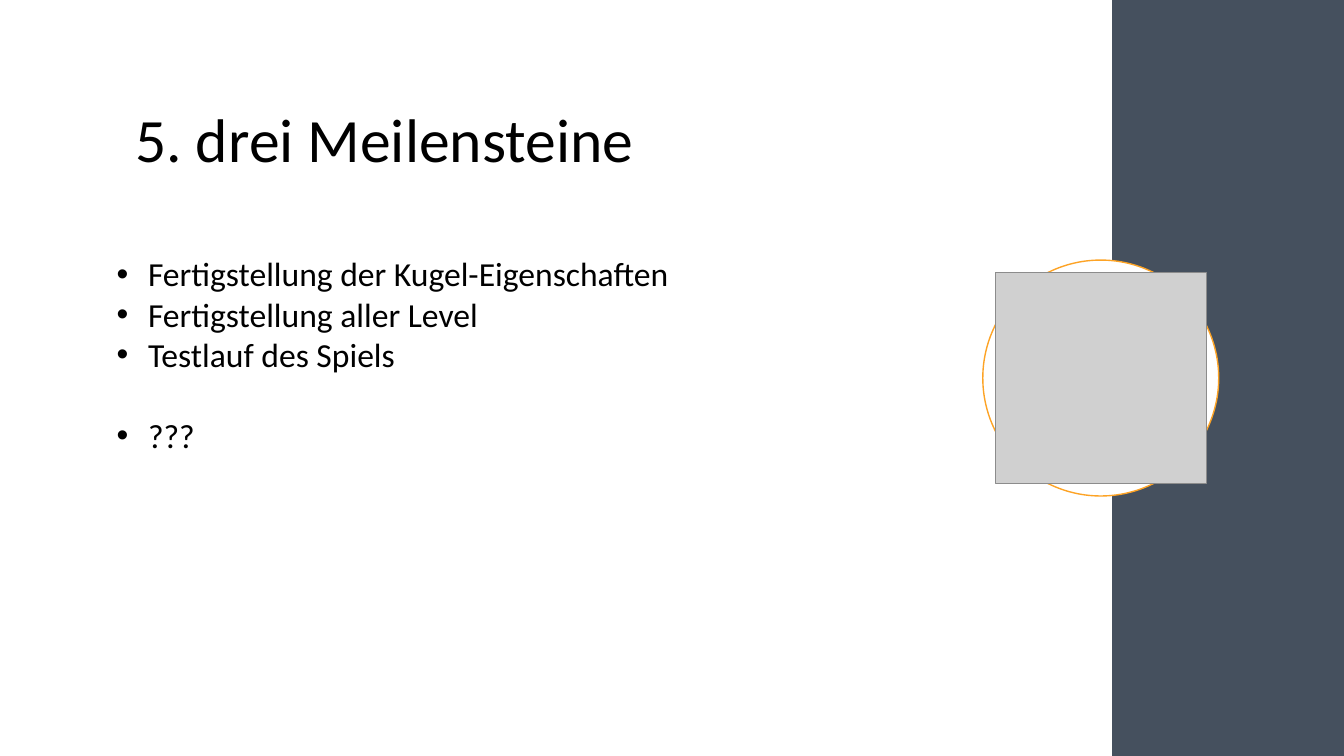
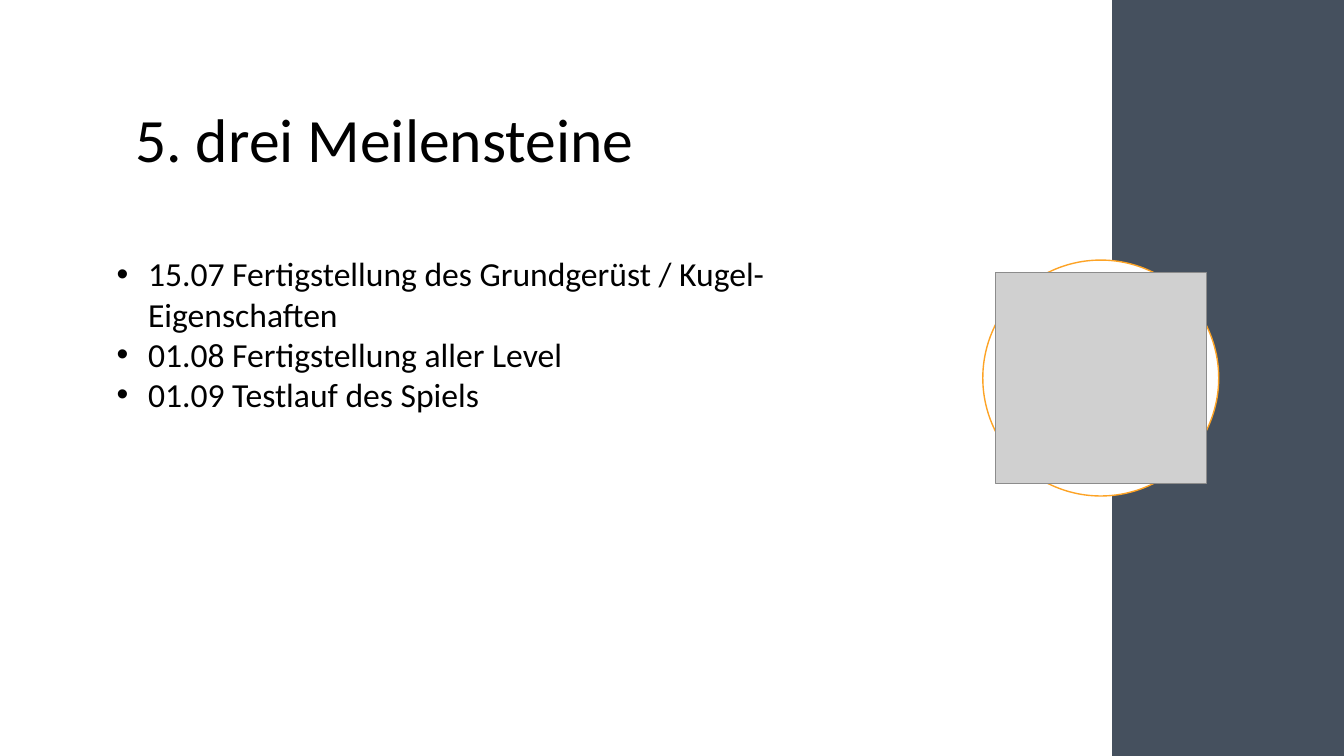
Before and after one commit to CorinnaPfarr/GDV_Kugelbunt, a slide deck: slide 7 of 29-Kugelbunt-Tom_Haupt-Corinna_Pfarr-Mirco_Schlichting-Leon_Schilings.pptx. Drawn at 1344x756 pixels with LibreOffice and Linux fonts; fonts in the diff are those of the drawing; grey boxes stand for pictures. Boxes give left, top, right and bottom in pixels: in the first picture for what was removed or moved away, otherwise in the second. Text is boxed around its words. In the diff, an @@ line names an element or a change of style, - is before the commit and + after.

```diff
--- a/29-Kugelbunt-Tom_Haupt-Corinna_Pfarr-Mirco_Schlichting-Leon_Schilings.pptx
+++ b/29-Kugelbunt-Tom_Haupt-Corinna_Pfarr-Mirco_Schlichting-Leon_Schilings.pptx
@@ text at [148, 262, 764, 413]: text changed @@
-• Fertigstellung der Kugel-Eigenschaften
-• Fertigstellung aller Level
-• Testlauf des Spiels
-• ???
+• 15.07 Fertigstellung des Grundgerüst / Kugel-Eigenschaften
+• 01.08 Fertigstellung aller Level
+• 01.09 Testlauf des Spiels
```
Also in this commit, not shown: 5 other slides changed, 4 other files.
